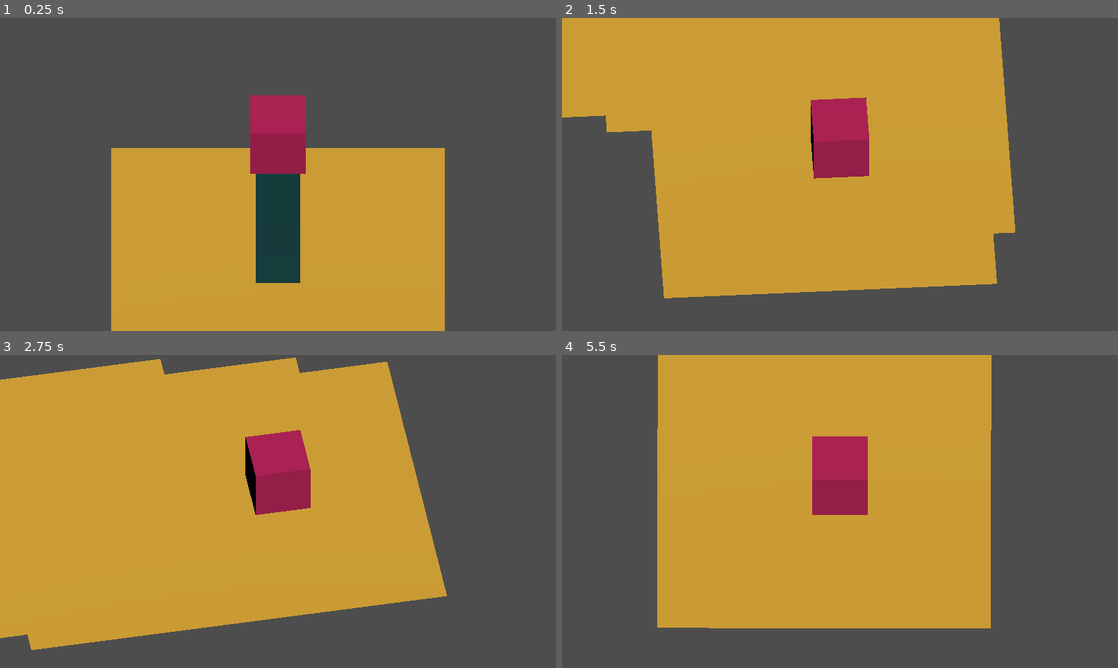
Above: before the commit, frames 1-4 (two rows, left to right).
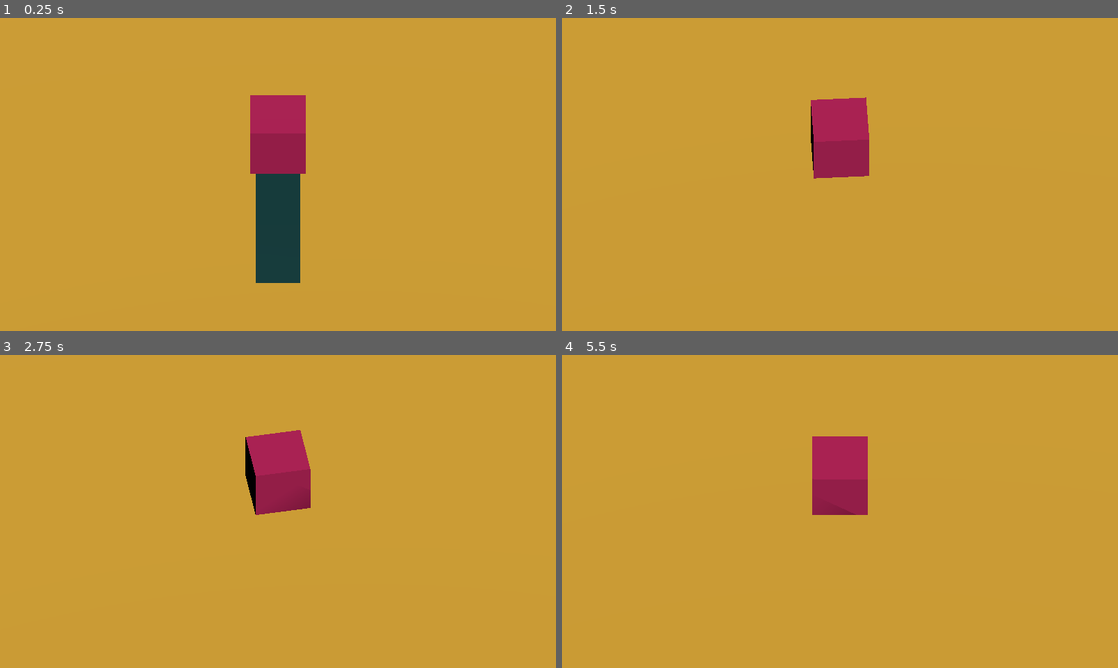
Above: after the commit, the same moments.

Repository: pazfelipe/godot-cube-test
Game: Godot game, scene res://main.tscn
Two runs of this game, one before a commit and one after it. Both use one fixed random seed, a clock stepped at 60 frames per second and the inputs below.
Inputs (mouse positions are in pixels of both pictures, inside the frame that each line leads up to):
- Up to frame 1 (0.25 s): no input
- Up to frame 2 (1.5 s): tap Enter at 0.5 s; move the mouse to (962, 158) at 0.52 s; hold Right (ui_right) 0.53-1.28 s; click (962, 158) at 0.67 s; move the mouse to (728, 190) at 1.27 s; hold Down (ui_down) from 1.28 s (still down)
- Up to frame 3 (2.75 s): move the mouse to (333, 442) at 2.02 s; release Down (ui_down) at 2.03 s; hold Right (ui_right) from 2.03 s (still down)
- Up to frame 4 (5.5 s): move the mouse to (812, 574) at 2.77 s; release Right (ui_right) at 2.78 s; hold Up (ui_up) 2.78-3.53 s; click (812, 574) at 2.92 s; move the mouse to (1006, 558) at 3.52 s; hold Left (ui_left) 3.53-5.03 s; move the mouse to (673, 464) at 4.27 s; move the mouse to (867, 511) at 5.02 s; hold Down (ui_down) from 5.03 s (still down); click (867, 511) at 5.17 s

The runs differ from the first frame. In frame 1, 63% of the frame differs, in the area x 0-100%, y 0-100%; in frame 2, 40%; in frame 3, 38%; in frame 4, 48%.

Commit message:
refactor: ground generation logic to use camera frustum for block visibility. Removed character reference and adjusted block instantiation based on camera position. Updated scene file to reflect changes in node structure.

Diff:
--- a/ground_generator.gd
+++ b/ground_generator.gd
@@ -1,9 +1,7 @@
 extends Node3D
 
-@export var char: Node3D
 @export var block_scene: PackedScene
 @export var block_size: float = 0.2
-@export var view_distance: int = 5
 
 var generated_blocks := {}
 
@@ -14,38 +12,60 @@
 	update_ground()
 
 func update_ground():
-	if char == null:
-		return
-
-	var char_block = Vector2i(
-		int(char.global_transform.origin.x / block_size),
-		int(char.global_transform.origin.z / block_size)
-	)
-
-	print("char_block:", char_block)
-
-	for x in range(char_block.x - view_distance, char_block.x + view_distance + 1):
-		for z in range(char_block.y - view_distance, char_block.y + view_distance + 1):
-			var key = Vector2i(x, z)
-			if not generated_blocks.has(key):
-				print("Instanciando bloco em:", key)
-				_generate_block_at(key)
-
 	var camera := get_viewport().get_camera_3d()
 	if camera == null:
 		return
 
+	var viewport := get_viewport()
+	var size = viewport.get_visible_rect().size
+
+	var corners = [
+		Vector2(0, 0),
+		Vector2(size.x, 0),
+		Vector2(size.x, size.y),
+		Vector2(0, size.y)
+	]
+
+	var min_x = INF
+	var max_x = -INF
+	var min_z = INF
+	var max_z = -INF
+
+	for corner in corners:
+		var from = camera.project_ray_origin(corner)
+		var to = from + camera.project_ray_normal(corner) * 1000.0
+
+		var plane = Plane(Vector3.UP, 0.0)
+		var hit = plane.intersects_ray(from, to - from)
+		if hit != null:
+			var pos = hit
+			min_x = min(min_x, pos.x)
+			max_x = max(max_x, pos.x)
+			min_z = min(min_z, pos.z)
+			max_z = max(max_z, pos.z)
+
+	if min_x == INF or max_x == -INF:
+		return  # nenhum ponto visível
+
+	var start_x = int(floor(min_x / block_size))
+	var end_x = int(ceil(max_x / block_size))
+	var start_z = int(floor(min_z / block_size))
+	var end_z = int(ceil(max_z / block_size))
+
+	for x in range(start_x, end_x + 1):
+		for z in range(start_z, end_z + 1):
+			var key = Vector2i(x, z)
+			if not generated_blocks.has(key):
+				_generate_block_at(key)
+
+	# Limpeza de blocos fora da câmera
 	var blocks_to_remove := []
-
 	for key in generated_blocks:
 		var block = generated_blocks[key]
 		var block_pos = block.global_transform.origin
-
-		# Verifica se o bloco está visível na câmera
 		if not camera.is_position_in_frustum(block_pos):
 			blocks_to_remove.append(key)
 
-	# Remove os blocos fora da visão da câmera
 	for key in blocks_to_remove:
 		generated_blocks[key].queue_free()
 		generated_blocks.erase(key)
@@ -60,6 +80,3 @@
 	block.global_position = pos
 	add_child(block)
 	generated_blocks[block_coords] = block
-	var collider = block.find_child("CollisionShape3D")
-	var has_shape = collider != null and collider.shape != null
-	print("Bloco tem colisor válido?", has_shape)
--- a/main.tscn
+++ b/main.tscn
@@ -60,7 +60,6 @@
 transform = Transform3D(1, 0, 0, 0, 1, 0, 0, 0, 1, 0, 0.75, 0)
 shape = SubResource("BoxShape3D_1bvp3")
 
-[node name="GroundGenerator" type="Node3D" parent="." node_paths=PackedStringArray("char")]
+[node name="GroundGenerator" type="Node3D" parent="."]
 script = ExtResource("3_h2yge")
-char = NodePath("../char")
 block_scene = ExtResource("4_1bvp3")
